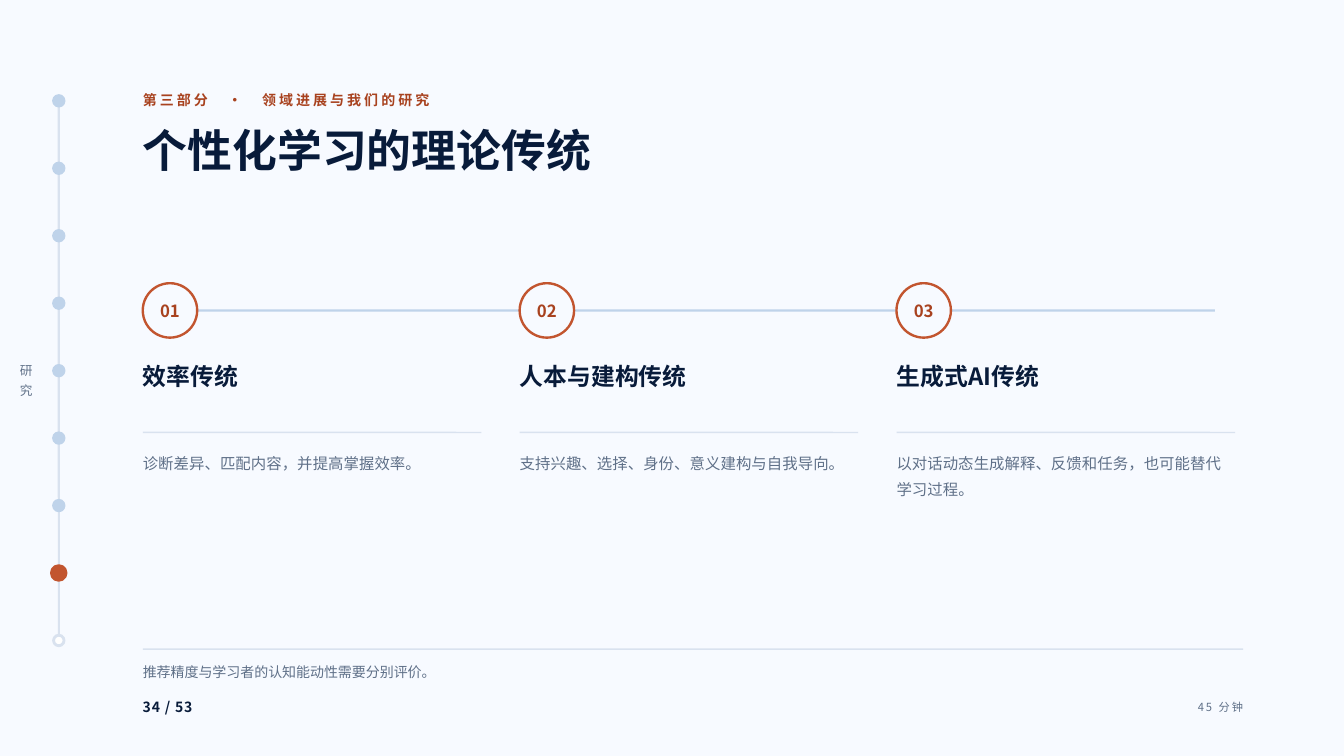
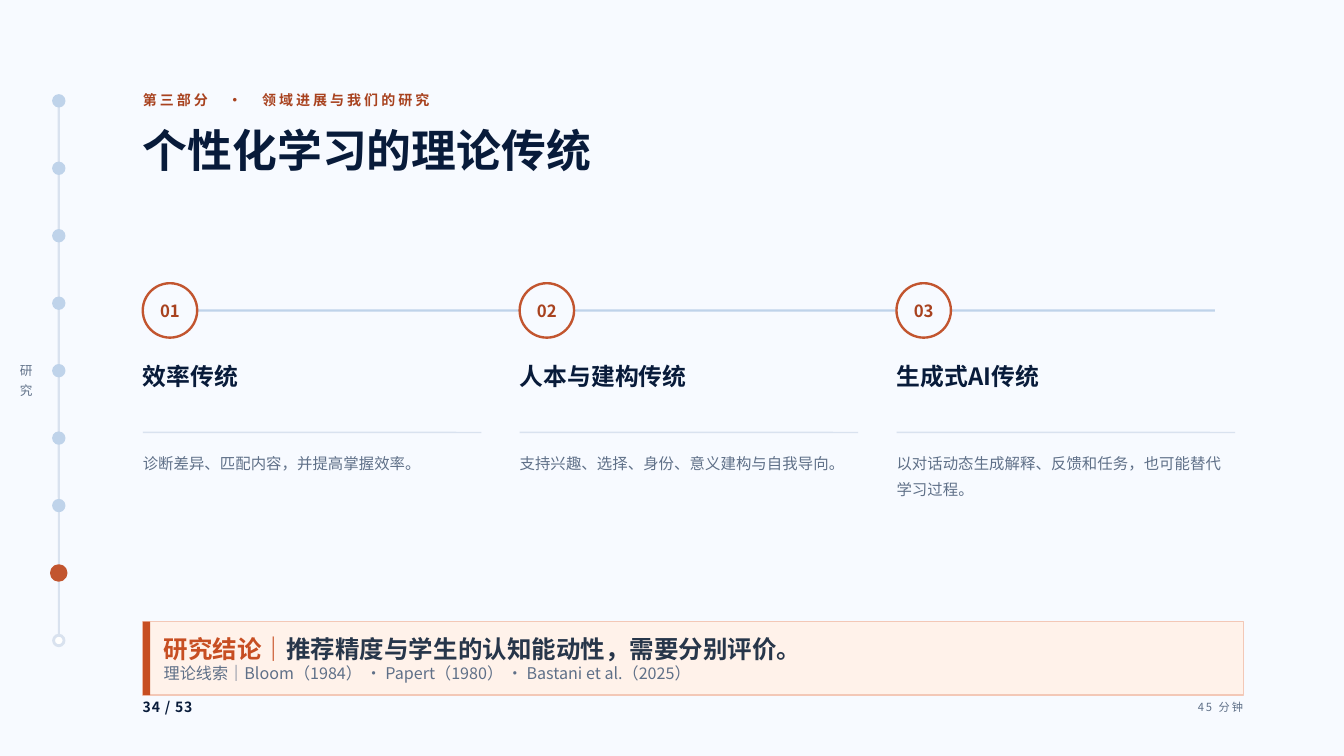
Before and after one commit to tonyxinvip/slides, a slide deck: slide 34 of student-ai-cognitive-division-2026/downloads/student-ai-cognitive-division-2026.pptx. Drawn at 1344x756 pixels with LibreOffice and Linux fonts; fonts in the diff are those of the drawing. Boxes give left, top, right and bottom in pixels: in the first picture for what was removed or moved away, otherwise in the second. Text is boxed around its words. In the diff, an @@ line names an element or a change of style, - is before the commit and + after.

```diff
--- a/student-ai-cognitive-division-2026/downloads/student-ai-cognitive-division-2026.pptx
+++ b/student-ai-cognitive-division-2026/downloads/student-ai-cognitive-division-2026.pptx
@@ rectangle "研究结论｜推荐精度与学生的认知能动性，需要分别评价。": place and size @@
-rectangle "研究结论｜推荐精度与学生的认知能动性，需要分别评价。" at [143, 665, 436, 678]
+rectangle "研究结论｜推荐精度与学生的认知能动性，需要分别评价。" at [143, 622, 1244, 696]
@@ rectangle "研究结论｜推荐精度与学生的认知能动性，需要分别评价。" at [143, 622, 1244, 696]: vertical alignment top to middle; fill none to #FFF2EA; outline none to #F3C8B7 0.75 pt @@
@@ rectangle added at [143, 622, 150, 696], fill #C74E22 @@
@@ text in rectangle at [164, 636, 802, 683]: text changed; size 10 to 11.5 pt @@
-推荐精度与学习者的认知能动性需要分别评价。
+研究结论｜推荐精度与学生的认知能动性，需要分别评价。
+理论线索｜Bloom（1984） · Papert（1980） · Bastani et al.（2025）
```
Also in this commit, not shown: 25 other slides changed, 57 other files.
